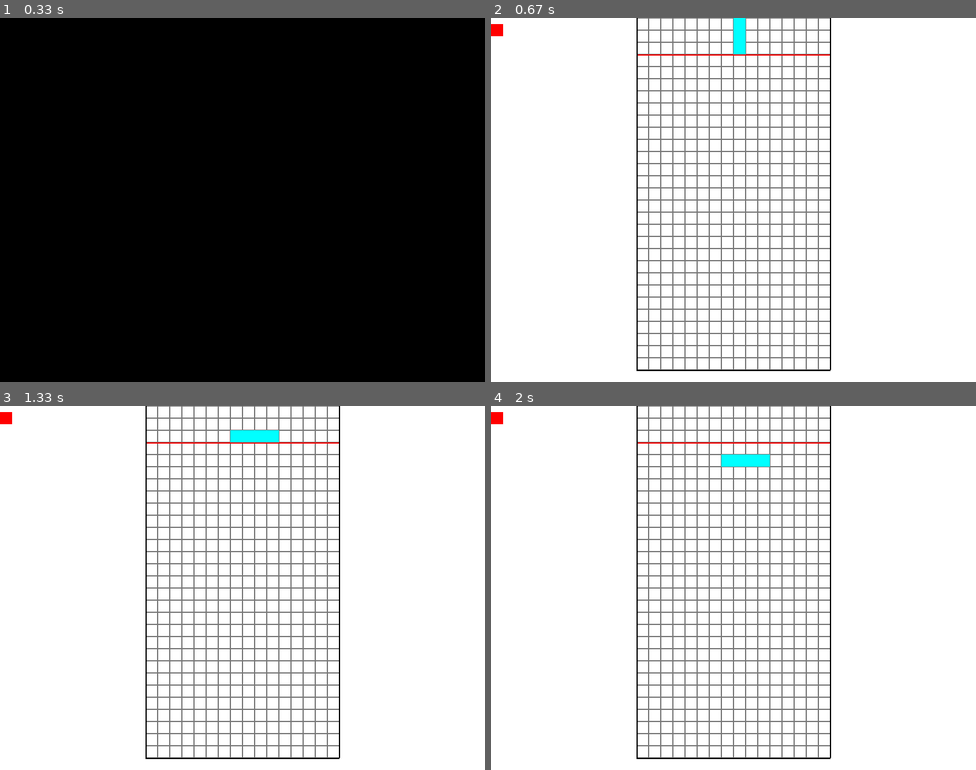
Above: before the commit, frames 1-4 (two rows, left to right).
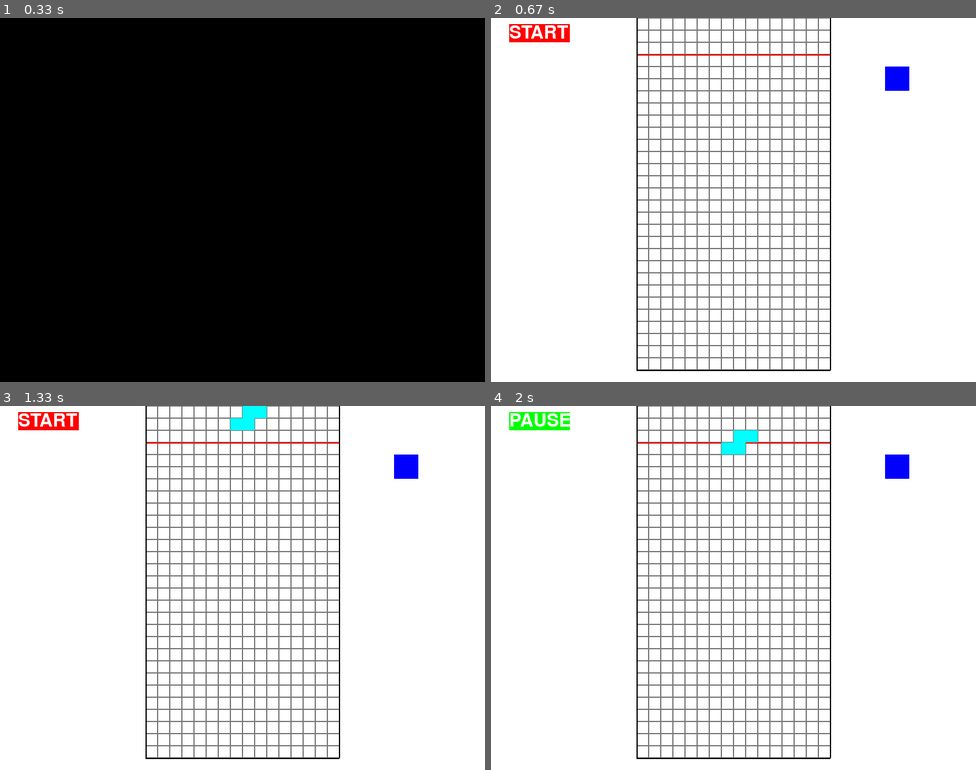
Above: after the commit, the same moments.

Repository: antikaka/pygame_tetris
Game: pygame game, started from main.py
The game is run twice, just before and just after one commit, with the same random seed, the same clock (stepped at 60 frames per second) and the same inputs.
Inputs (mouse positions are in pixels of both pictures, inside the frame that each line leads up to):
- Up to frame 1 (0.33 s): no input
- Up to frame 2 (0.67 s): tap Space at 0.33 s
- Up to frame 3 (1.33 s): click (48, 420) at 0.82 s, where only the run after the commit has a clickable "START"; press the mouse at (363, 467) at 1.13 s; move the mouse to (218, 580) at 1.23 s
- Up to frame 4 (2 s): release the mouse at (563, 693) at 1.37 s

Frame 1 is identical in both runs. In frame 2, 1.1% of the frame differs, in the area x 0-87%, y 0-20%; in frame 3, 1.5%; in frame 4, 1.5%.

Commit message:
0.3v -Added next piece preview (right side) -Added start and pause button (left side)

Diff:
--- a/main.py
+++ b/main.py
@@ -275,9 +275,11 @@
 
 
 def drop(x, y):
-    y += 20
+    if paused or not started:
+        pass
+    else:
+        y += 20
     return x, y
-
 
 
 
@@ -287,7 +289,7 @@
 screen = pg.display.set_mode((width, height), pg.DOUBLEBUF)
 clock = pg.time.Clock()
 def_font = pg.font.get_default_font()
-font = pg.font.Font(def_font, 10)
+font = pg.font.Font(def_font, 30)
 
 red = (255, 0, 0)
 blue = (0, 0, 255)
@@ -301,6 +303,7 @@
 random_color = random.choice(colors)
 
 
+paused = False
 started = False
 
 start_pos = (380, 20)
@@ -343,8 +346,12 @@
 playfield_closed = []
 playfield_active = []
 playfield_closed_sqs = []
-
-pg.event.set_allowed([pg.QUIT, pg.KEYDOWN, pg.KEYUP])
+next_piece = []
+
+start_text = font.render("START", 1, (255, 255, 255))
+pause_text = font.render("PAUSE", 1, (255, 255, 255))
+
+pg.event.set_allowed([pg.QUIT, pg.KEYDOWN, pg.KEYUP, pg.MOUSEBUTTONUP])
 
 while True:
     clock.tick(speed)
@@ -370,8 +377,17 @@
     pg.draw.rect(screen, (0, 0, 0), line2)
     pg.draw.rect(screen, (0, 0, 0), line3)
 
-    start_button = pg.Rect(0, 10, 20, 20)
-    pg.draw.rect(screen, (255, 0, 0), start_button)
+    start_button = pg.Rect(30, 10, 100, 30)
+    if not started:
+        pg.draw.rect(screen, (255, 0, 0), start_button)
+        screen.blit(start_text, start_button)
+    if started:
+        pg.draw.rect(screen, (0, 255, 0), start_button)
+        screen.blit(pause_text, start_button)
+        if paused:
+            pg.draw.rect(screen, (255, 255, 0), start_button)
+            screen.blit(pause_text, start_button)
+
 
     if poof:
         playfield_active = []
@@ -384,11 +400,10 @@
     for line in line_dict.values():
         check = line.collidelistall(playfield_closed_sqs)
         if len(check) == 16:
-            print(check)
             for sq_num in check:
                 print(sq_num, playfield_closed_sqs[sq_num])
             poof = True
-            print("POOF")
+            # print("POOF")
             for sq_num in check:
                 for sq_c in playfield_closed:
                     if playfield_closed_sqs[sq_num] == sq_c[2]:
@@ -438,7 +453,7 @@
             pg.quit()
             sys.exit()
 
-        if event.type == pg.KEYDOWN:
+        if not paused and event.type == pg.KEYDOWN:
             if event.key == pg.K_LEFT and go_left:
                 piece_x -= 20
                 go_left = False
@@ -447,13 +462,21 @@
                 go_right = False
             if event.key == pg.K_DOWN:
                 speed = 30
-        if event.type == pg.KEYUP:
+        if not paused and event.type == pg.KEYUP:
             if event.key == pg.K_SPACE:
-                print("SPACE")
+                # print("SPACE")
                 count += 1
             if event.key == pg.K_DOWN:
                 while speed > 3:
                     speed -= 1
+        if event.type == pg.MOUSEBUTTONUP:
+            mouse_pos = pg.mouse.get_pos()
+            if started is False and start_button.collidepoint(mouse_pos):
+                started = True
+            elif started:
+                paused = not paused
+
+
 
 
 
@@ -472,16 +495,17 @@
                     else:
                         playfield_closed.append((screen, piece[1], sq))
         piece_list.clear()
-        print("playfield closed", len(playfield_closed))
         new_piece = False
+
+
 
     if piece_y > 40:
         if (bottom.colliderect(t_rect1) or bottom.colliderect(t_rect2)):
-            print("collide")
+            # print("collide")
             piece_count += 1
-            new_piece = True
             piece_list.append((screen, random_color, t_rect1))
             piece_list.append((screen, random_color, t_rect2))
+            new_piece = True
             random_shape = random.choice(shape_list)
             random_color = random.choice(colors)
             piece_x, piece_y = start_pos[0], start_pos[1]
@@ -493,7 +517,7 @@
     if not new_piece:
         for bottom_act in playfield_active_bottoms:
             if bottom_act.colliderect(t_rect1) or bottom_act.colliderect(t_rect2):
-                print("collide2")
+                # print("collide2")
                 piece_count += 1
                 new_piece = True
                 piece_list.append((screen, random_color, t_rect1))
@@ -503,23 +527,36 @@
                 piece_x, piece_y = start_pos[0], start_pos[1]
                 break
 
+    while len(next_piece) < 2:
+        random_shape = random.choice(shape_list)
+        random_color = random.choice(colors)
+        next_piece.append((random_shape, random_color))
+
+    if new_piece:
+        next_piece.append((random_shape, random_color))
+        if len(next_piece) > 2:
+            next_piece.pop(0)
+
+    random_shape, random_color = next_piece[0][0], next_piece[0][1]
+
+
     t_rect1, t_rect2, x_fix = random_shape(count, piece_x, piece_y)
 
-
-
-    pg.draw.rect(screen, random_color, t_rect1)
-    if t_rect2[2] > 1:
-        pg.draw.rect(screen, random_color, t_rect2)
+    if started:
+        pg.draw.rect(screen, random_color, t_rect1)
+        if t_rect2[2] > 1:
+            pg.draw.rect(screen, random_color, t_rect2)
 
     for sq in playfield_closed:
         pg.draw.rect(*sq)
         pg.draw.rect(screen, (0, 0, 0), sq[2], 1)
 
-    for sq in playfield_active:
-        pg.draw.rect(screen, (255, 0, 0), sq, 1)
+    next_preview_1, next_preview_2, next_x_fix = next_piece[1][0](1, 500, 100)
+    next_preview_1[0], next_preview_2[0] = next_preview_1[0] + 150, next_preview_2[0] + 150
+    pg.draw.rect(screen, next_piece[1][1], next_preview_1)
+    pg.draw.rect(screen, next_piece[1][1], next_preview_2)
 
     piece_x = t_rect1[0] + x_fix
     piece_x, piece_y = drop(piece_x, piece_y)
 
-
     pg.display.flip()
Not shown, changed: todo.txt
